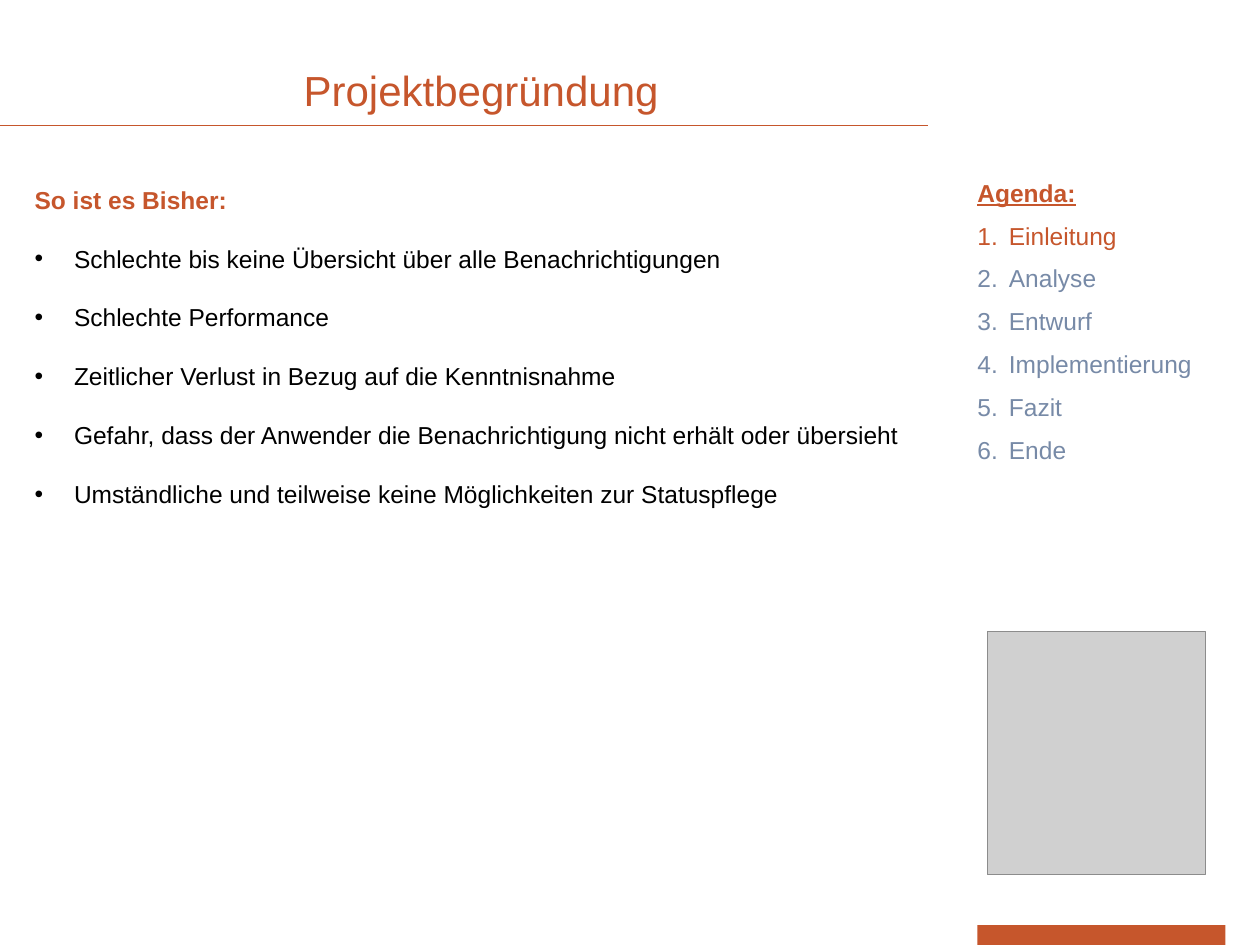
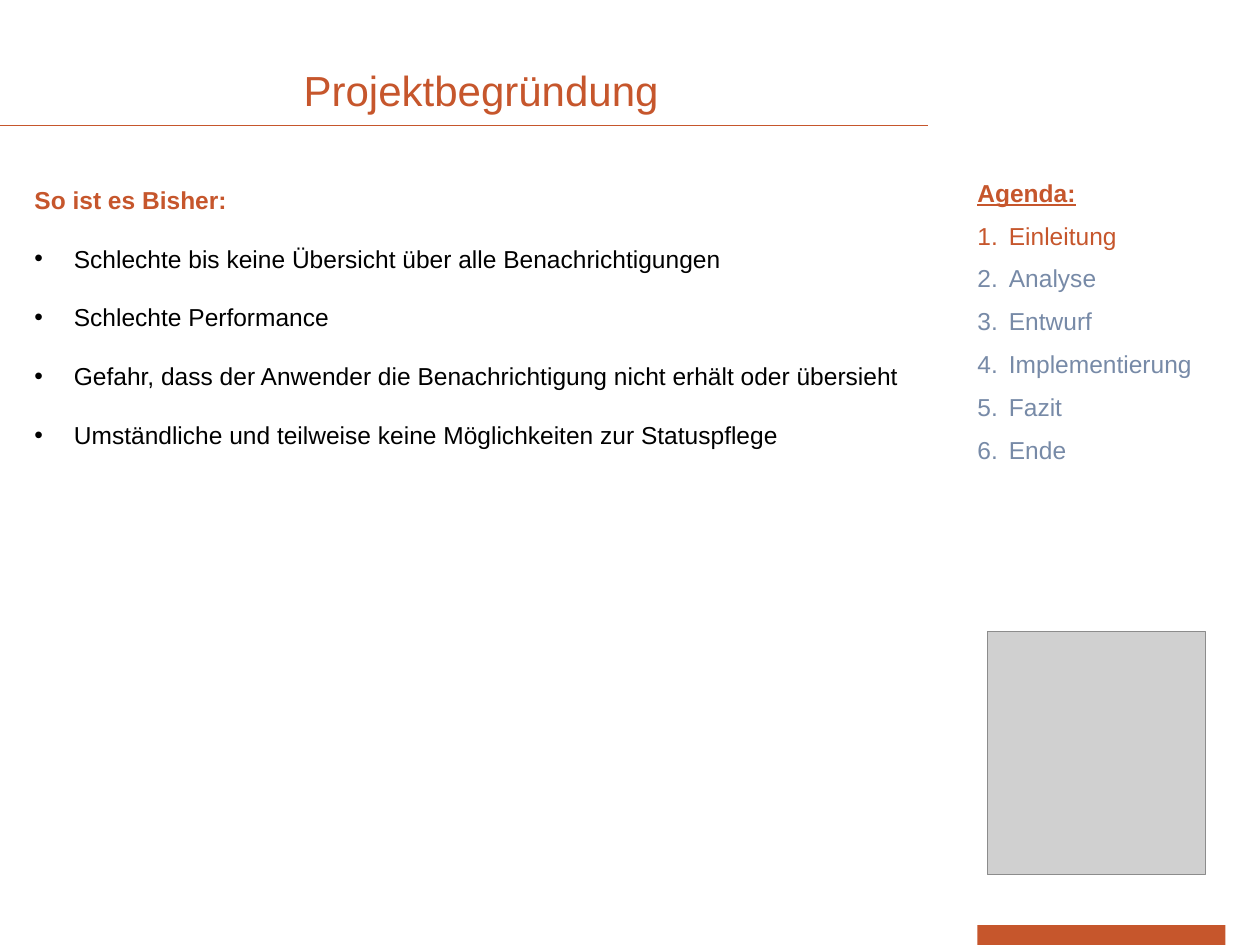
Before and after one commit to devonik/myownpage, a slide deck: slide 4 of PräsentationOhneVideo.pptx. Drawn at 1260x945 pixels with LibreOffice and Linux fonts; fonts in the diff are those of the drawing; grey boxes stand for pictures; background and template pictures are left out. Boxes give left, top, right and bottom in pixels: in the first picture for what was removed or moved away, otherwise in the second. Text is boxed around its words. In the diff, an @@ line names an element or a change of style, - is before the commit and + after.

```diff
--- a/PräsentationOhneVideo.pptx
+++ b/PräsentationOhneVideo.pptx
@@ text at bbox=[74, 367, 615, 390]: paragraph removed @@
-• Zeitlicher Verlust in Bezug auf die Kenntnisnahme
```
Also in this commit, not shown: 13 other slides changed.
